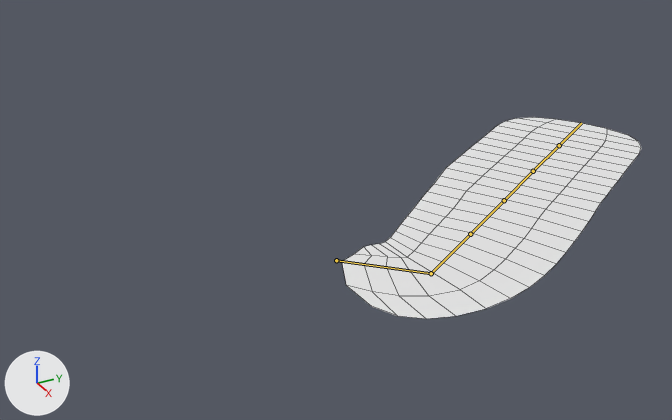
An edit to the Blender file assets/blend/tube.blend, drawn before and after from the same camera.
Before and after are seen from a 50 mm lens placed at (7.52, -6.95, 4.74), pointed at (-2.13, -1.89, -0.59). Lighting does not change. The marker at lower left points along +X, +Y and +Z. Both versions are drawn at frame 40 of the action 'ArmatureAction'; the numbers are the values there. The bones that bend it are drawn over the model as lines. Mesh edges are drawn as thin lines.
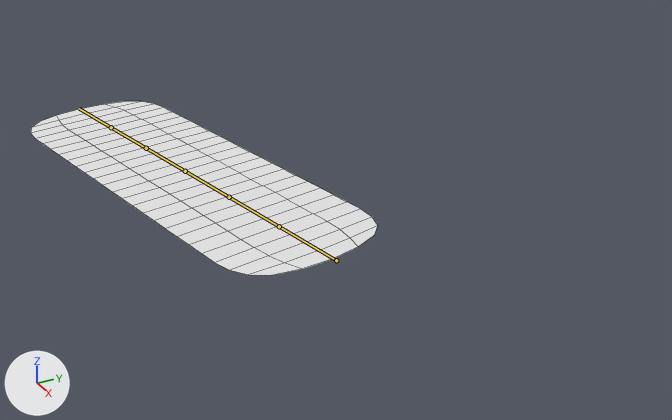
Pixel boxes (x1, y1, x2, y2) of what changed, in the pictures (672 x 420 px):
'Plane', posed (16% wider, 14% shorter): before (342, 117, 641, 319); after (31, 101, 377, 275)
bone 'Bone', root to tip: before (336, 260) to (431, 273); after (336, 260) to (279, 226)
bone 'Bone.001', root to tip: before (431, 273) to (470, 234); after (279, 226) to (229, 197)

The change in detail:
Bone 'Bone' (bone_bone) turns from (0, 0, -43) to (0, 0, 102) degrees about its own x, y and z.
Bone 'Bone.001' (bone_bone_001) turns from (0, 0, 75) to (0, 0, 0) degrees about its own x, y and z.
